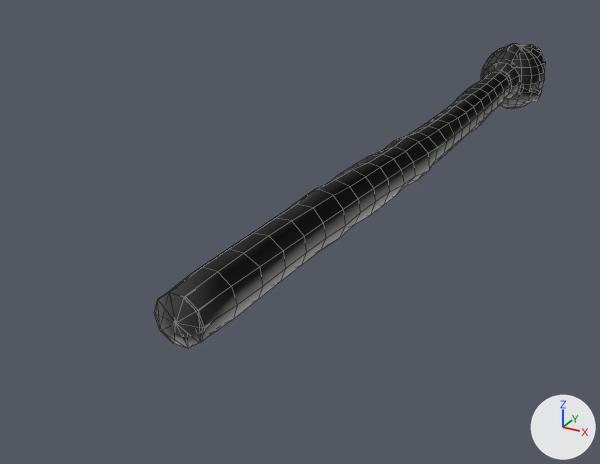
Before and after pictures for a commit that changed the FBX model unreal/Art/Export/NPCs/SM_NPCKit_Prop_Staff.fbx.
The view is the same before and after, from a 50 mm lens placed at (0.58, -1.706, 0.528), pointed at (-0.132, -0.411, -0.12). The lights are fixed; the arrows at lower right show +X, +Y and +Z. The picture after the commit comes second. Mesh edges are drawn as thin lines.

In view in the first picture: 'SM_NPCKit_Prop_Staff'.
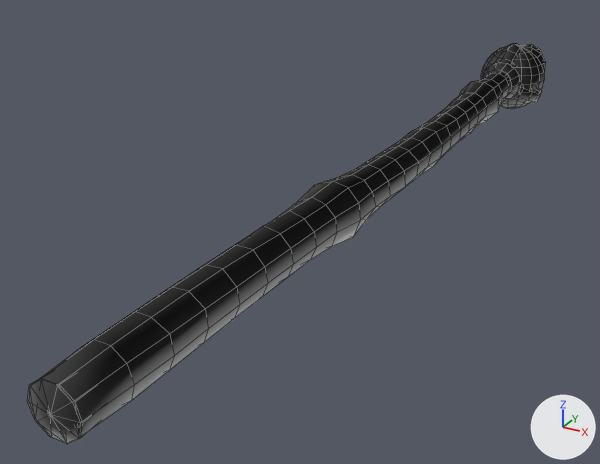
The newer file is also turned or shifted as a whole; pictures and numbers use the older file's frame.

Pixel boxes [x1, y1, x2, y2] of what changed, in the pictures (600 x 464 px; the box of a moved part takes in the faces that stretch with it):
'SM_NPCKit_Prop_Staff', reshaped (32% wider, 31% taller): before [154, 43, 546, 349]; after [27, 43, 546, 444]
part 1 of me_sm_npckit_prop_staff, moved or reshaped: before [158, 72, 511, 346]; after [30, 72, 511, 441]
part 2 of me_sm_npckit_prop_staff, moved or reshaped: before [154, 292, 213, 349]; after [27, 377, 97, 444]

What changed in the scene script:
```text
Change me_sm_npckit_prop_staff:
    used by ob_sm_npckit_prop_staff; location = (0.0, 0.0, 0.0)
    remove me_sm_npckit_prop_staff.from_pydata(...)  # 1494 vertices, 1612 faces; spans x -0.09..0.09, y -0.98..0.64, z -0.09..0.1
    add me_sm_npckit_prop_staff.from_pydata(...)  # 1494 vertices, 1612 faces; spans x -0.09..0.09, y -1.2..0.64, z -0.09..0.1
    me_sm_npckit_prop_staff part 1: the loose piece of 252 vertices spanning x -0.05..0.06, y -0.98..0.5, z -0.05..0.06 is scaled about its middle by (1.01, 1.15, 1.01), then moved by (0.0, -0.11, 0.0)
    me_sm_npckit_prop_staff part 2: the loose piece of 20 vertices spanning x -0.04..0.04, y -0.97..-0.9, z -0.04..0.04 is moved by (0.0, -0.22, 0.0)
    other edits to the shape of me_sm_npckit_prop_staff do not show in these pictures
```
